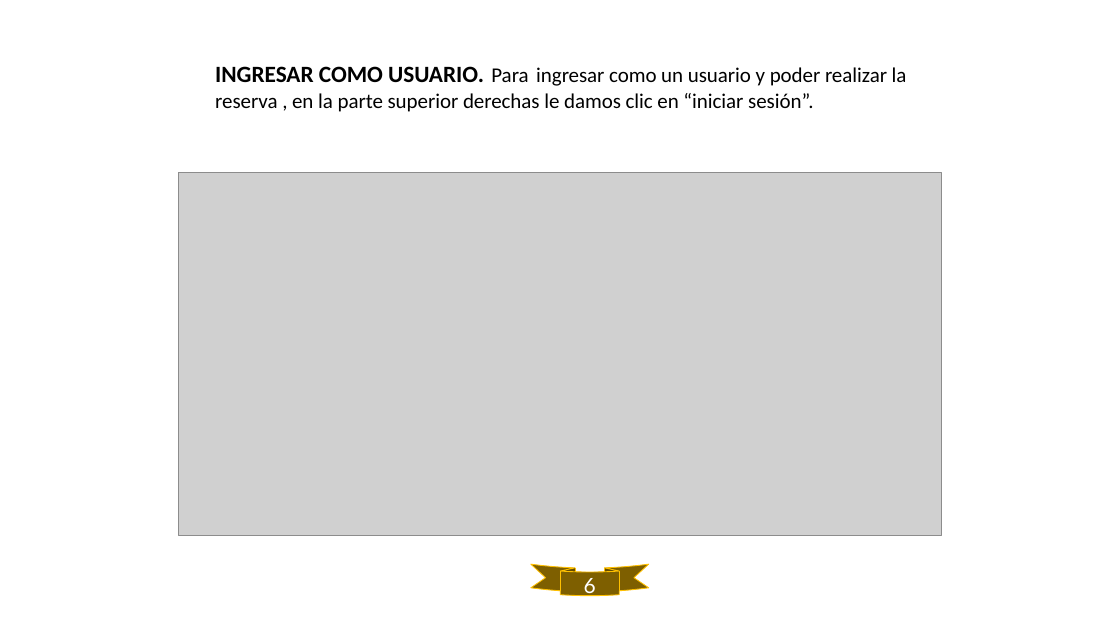
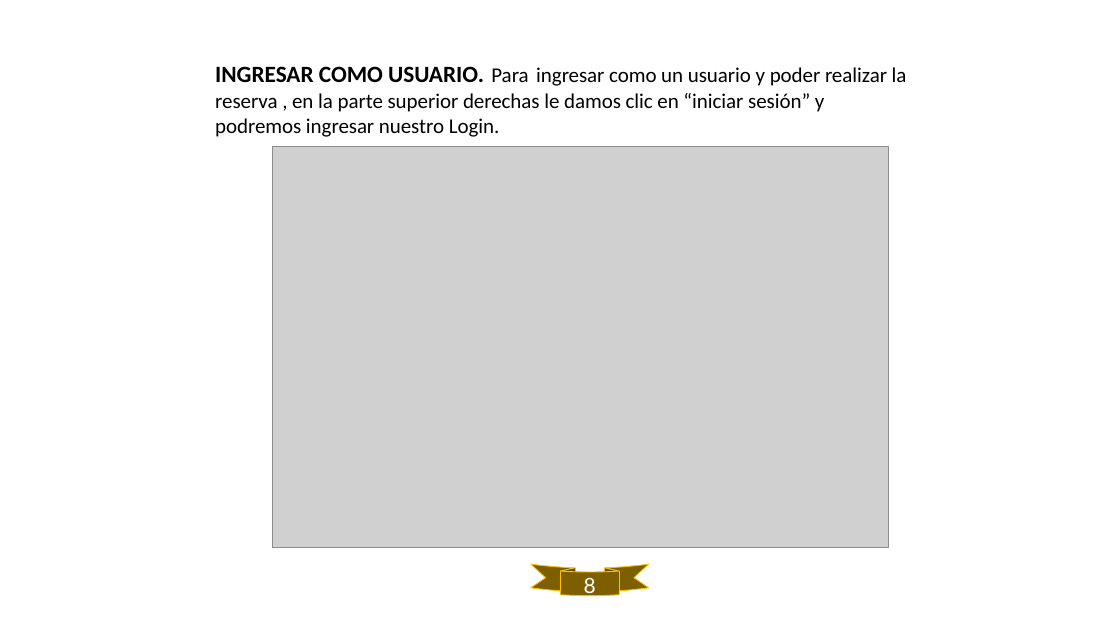
Before and after one commit to Nicolasgil06/CANCHEROS, a slide deck: slide 8 of assets/docs/Trimestre V/04_Manual_Usuario/cancheros manual usuario .pptx (slide 6 before the commit). Drawn at 1120x630 pixels with LibreOffice and Linux fonts; fonts in the diff are those of the drawing; grey boxes stand for pictures. Boxes give left, top, right and bottom in pixels: in the first picture for what was removed or moved away, otherwise in the second. Text is boxed around its words. In the diff, an @@ line names an element or a change of style, - is before the commit and + after.

```diff
--- a/assets/docs/Trimestre V/04_Manual_Usuario/cancheros manual usuario .pptx
+++ b/assets/docs/Trimestre V/04_Manual_Usuario/cancheros manual usuario .pptx
@@ text at [215,66,907,137]: text changed @@
-INGRESAR COMO USUARIO. Para ingresar como un usuario y poder realizar la reserva , en la parte superior derechas le damos clic en “iniciar sesión”.
+INGRESAR COMO USUARIO. Para ingresar como un usuario y poder realizar la reserva , en la parte superior derechas le damos clic en “iniciar sesión” y podremos ingresar nuestro Login.
@@ picture: place and size @@
-picture at [179,172,942,535]
+picture at [272,146,888,547]
@@ text at [584,577,596,598]: text changed @@
-6
+8
```
Also in this commit, not shown: 5 other slides changed, 5 slides added.
